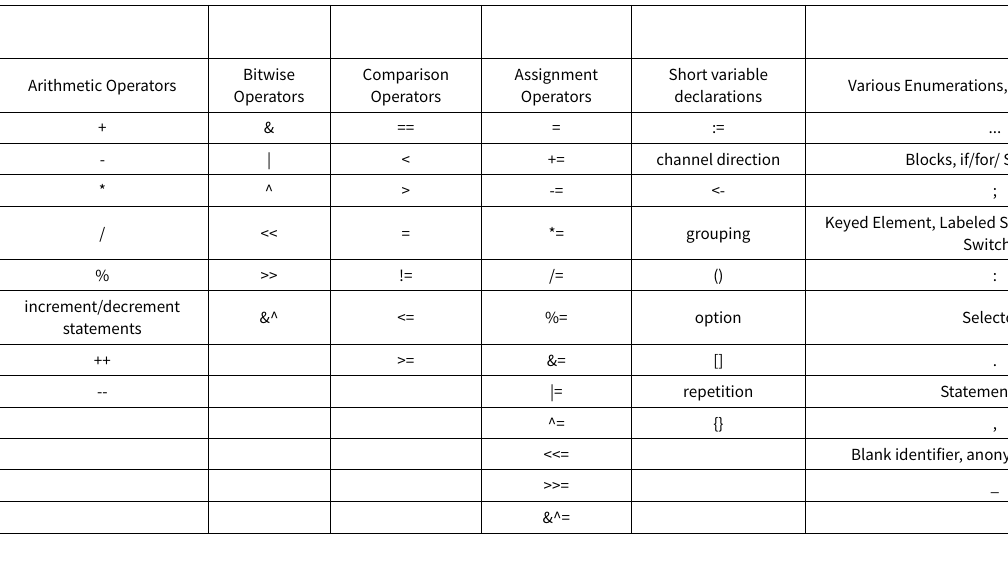
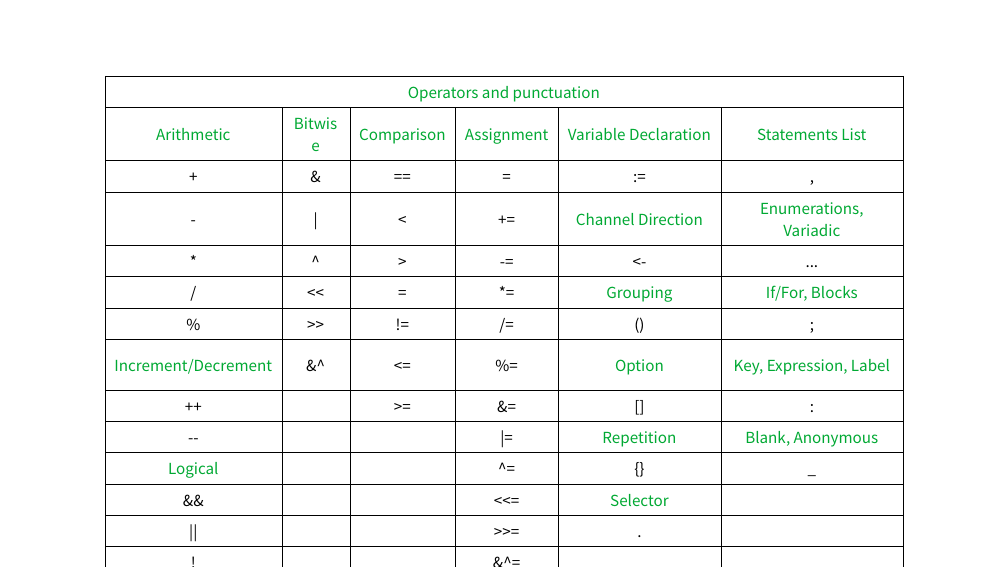
Before and after one commit to oneleo/golang-cht, a slide deck: slide 6 of images/images.odp. Drawn at 1008x567 pixels with LibreOffice and Linux fonts; fonts in the diff are those of the drawing. Boxes give left, top, right and bottom in pixels: in the first picture for what was removed or moved away, otherwise in the second. Text is boxed around its words. In the diff, an @@ line names an element or a change of style, - is before the commit and + after.

```diff
--- a/images/images.odp
+++ b/images/images.odp
@@ table at [105,76,903,510] @@
-column 1: Operators and punctuation | Logical Operators | && | || | ! |  |  |  |  |  |  |  |  | 
-column 2:  | Arithmetic Operators | + | - | * | / | % | increment/decrement statements | ++ | -- |  |  |  | 
-column 3:  | Bitwise Operators | & | | | ^ | << | >> | &^ |  |  |  |  |  | 
-column 4:  | Comparison Operators | == | < | > | = | != | <= | >= |  |  |  |  | 
-column 5:  | Assignment Operators | = | += | -= | *= | /= | %= | &= | |= | ^= | <<= | >>= | &^=
-column 6:  | Short variable declarations | := | channel direction | <- | grouping | () | option | [] | repetition | {} |  |  | 
-column 7:  | Various Enumerations, Variadic Functions | ... | Blocks, if/for/ Statements | ; | Keyed Element, Labeled Statements, Expression Switches | : | Selectors | . | Statements List | , | Blank identifier, anonymous placeholder | _ | 
+column 1: Operators and punctuation | Arithmetic | + | - | * | / | % | Increment/Decrement | ++ | -- | Logical | && | || | !
+column 2:  | Bitwise | & | | | ^ | << | >> | &^ |  |  |  |  |  | 
+column 3:  | Comparison | == | < | > | = | != | <= | >= |  |  |  |  | 
+column 4:  | Assignment | = | += | -= | *= | /= | %= | &= | |= | ^= | <<= | >>= | &^=
+column 5:  | Variable Declaration | := | Channel Direction | <- | Grouping | () | Option | [] | Repetition | {} | Selector | . | 
+column 6:  | Statements List | , | Enumerations, Variadic | ... | If/For, Blocks | ; | Key, Expression, Label | : | Blank, Anonymous | _ |  |  | 
@@ table: place and size @@
-table at [0,5,1008,531]
+table at [105,76,903,510]
```
Also in this commit, not shown: 1 slide added.
